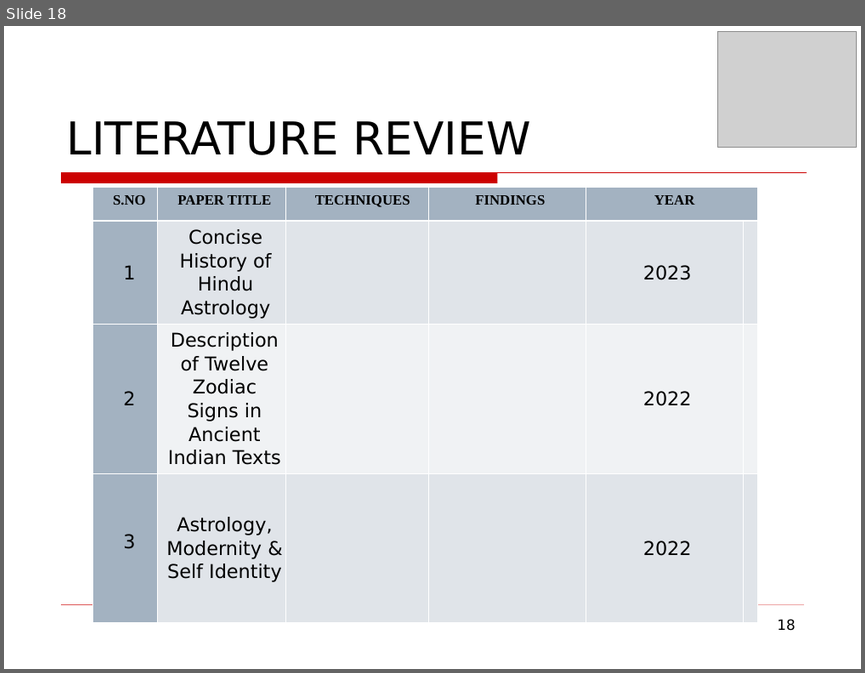
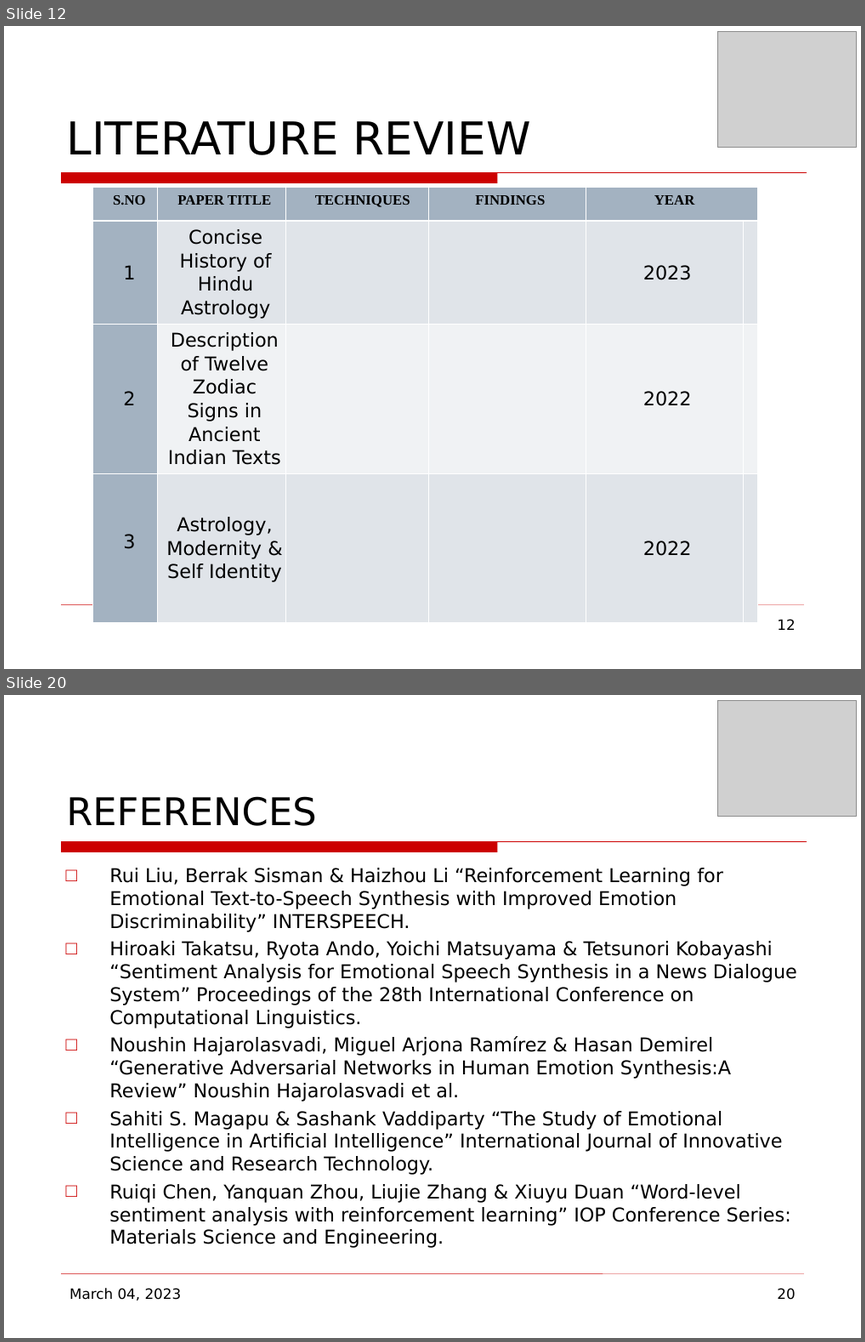
Before and after one commit to mohitlabs/Research, a slide deck: Emotionally Intelligent Machines(EIM's) & Sentiment Synthesis based on Ancient Vedic Astrology/Conference Paper.odp. Shown one above the other, each under a label of ours: slide 18 before the commit, slides 12 and 20 after it; the slides between them are not shown. The pictures are 865x673 and 865x1342 pixels, drawn with LibreOffice and Linux fonts; fonts in the diff are those of the drawing; grey boxes stand for pictures; background and template pictures are left out. Boxes give left, top, right and bottom in pixels: in the first picture for what was removed or moved away, otherwise in the second. Text is boxed around its words. In the diff, an @@ line names an element or a change of style, - is before the commit and + after.

```diff
--- a/Emotionally Intelligent Machines(EIM's) & Sentiment Synthesis based on Ancient Vedic Astrology/Conference Paper.odp
+++ b/Emotionally Intelligent Machines(EIM's) & Sentiment Synthesis based on Ancient Vedic Astrology/Conference Paper.odp
@@ slide 20 added at (4,695,861,1338), background picture (left out); not listed: 2 template elements that a slide beside it also shows @@
@@ picture added at (718,701,856,817) @@
@@ title added at (66,796,316,826), 32 pt, text #000000 @@
+REFERENCES
@@ text added at (109,868,797,1247), 16 pt, text #000000 @@
+□ Rui Liu, Berrak Sisman & Haizhou Li “Reinforcement Learning for Emotional Text-to-Speech Synthesis with Improved Emotion Discriminability” INTERSPEECH.
+□ Hiroaki Takatsu, Ryota Ando, Yoichi Matsuyama & Tetsunori Kobayashi “Sentiment Analysis for Emotional Speech Synthesis in a News Dialogue System” Proceedings of the 28th International Conference on Computational Linguistics.
+□ Noushin Hajarolasvadi, Miguel Arjona Ramírez & Hasan Demirel “Generative Adversarial Networks in Human Emotion Synthesis:A Review” Noushin Hajarolasvadi et al.
+□ Sahiti S. Magapu & Sashank Vaddiparty “The Study of Emotional Intelligence in Artificial Intelligence” International Journal of Innovative Science and Research Technology.
+□ Ruiqi Chen, Yanquan Zhou, Liujie Zhang & Xiuyu Duan “Word-level sentiment analysis with reinforcement learning” IOP Conference Series: Materials Science and Engineering.
@@ text added at (69,1287,182,1300), 12 pt, text #000000 @@
+March 04, 2023
@@ page number added at (777,1287,794,1299), 12 pt, text #000000 @@
+20
@@ what was slide 18 is now slide 12 @@
@@ page number at (777,618,794,630): text changed @@
-18
+12
```
Also in this commit, not shown: 8 slides changed, 2 other slides added, 6 slides removed, 2 other files.
